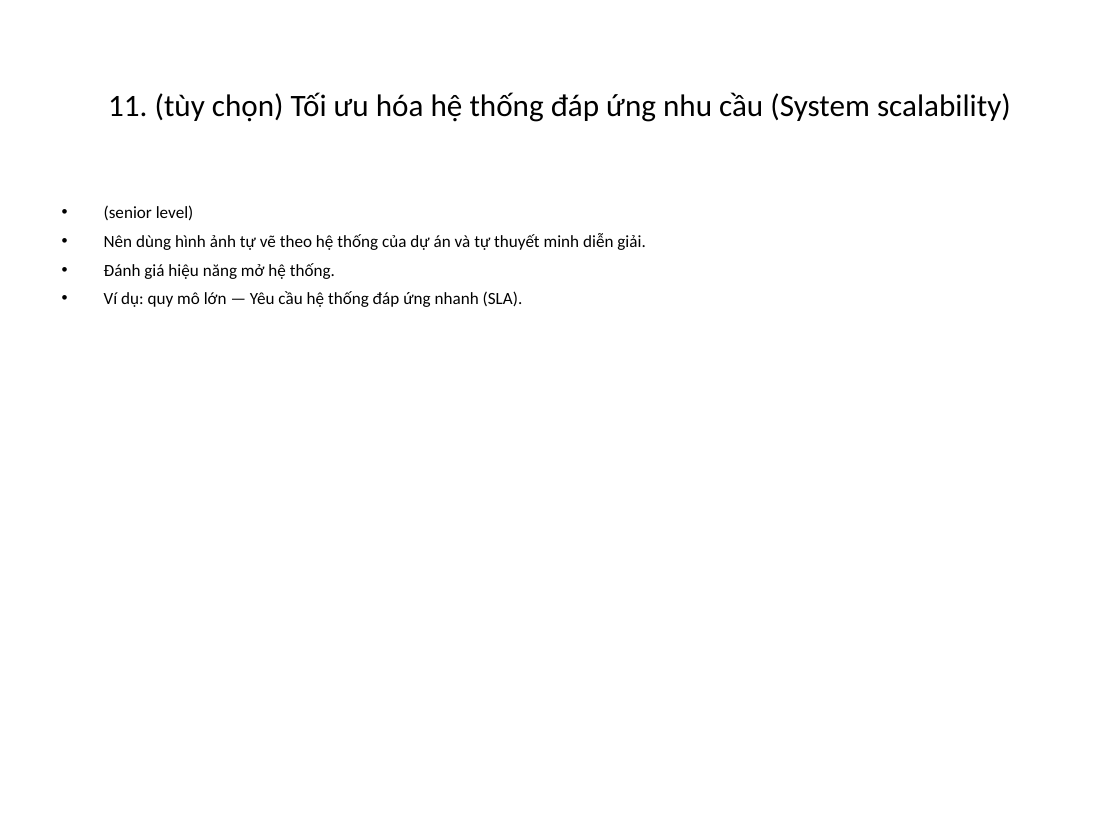
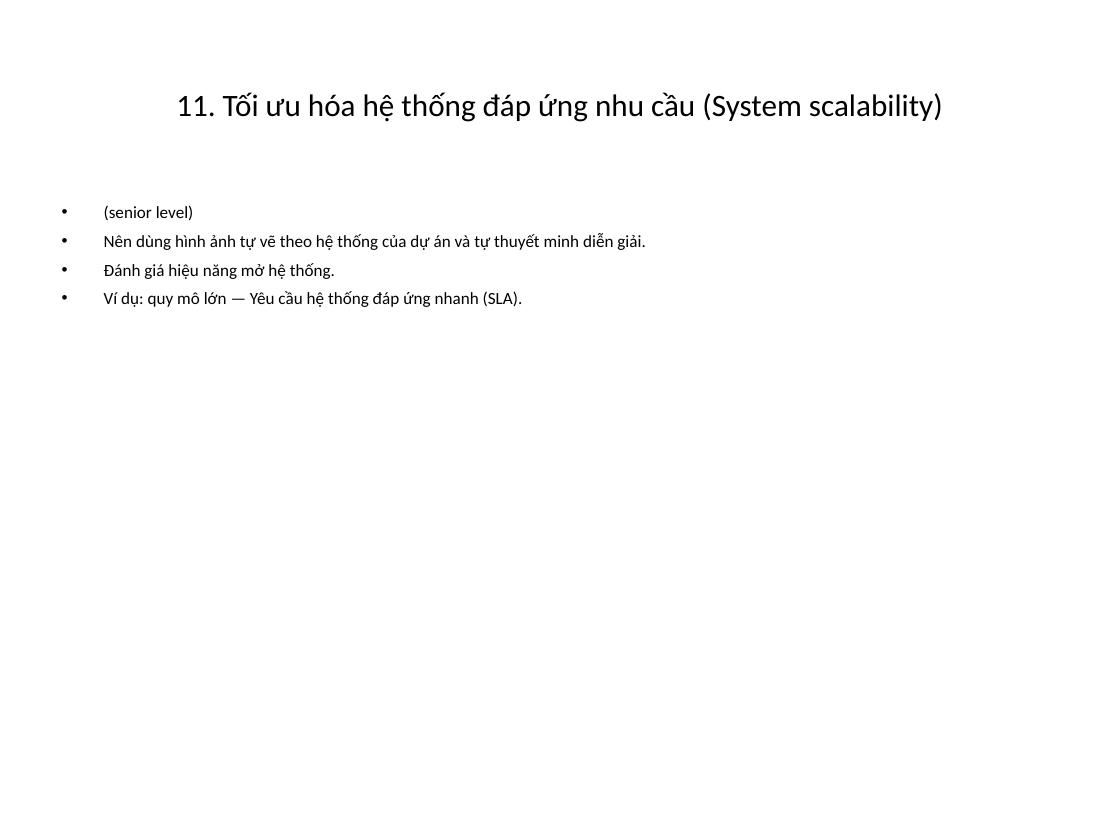
Before and after one commit to foxxiee04/Cab-Booking-System-Project, a slide deck: slide 35 of docs/Thesis-FoxGo-BaoCao.pptx (slide 34 before the commit). Drawn at 1120x840 pixels with LibreOffice and Linux fonts; fonts in the diff are those of the drawing. Boxes give left, top, right and bottom in pixels: in the first picture for what was removed or moved away, otherwise in the second. Text is boxed around its words. In the diff, an @@ line names an element or a change of style, - is before the commit and + after.

```diff
--- a/docs/Thesis-FoxGo-BaoCao.pptx
+++ b/docs/Thesis-FoxGo-BaoCao.pptx
@@ title at box(176, 92, 943, 122): text changed @@
-11. (tùy chọn) Tối ưu hóa hệ thống đáp ứng nhu cầu (System scalability)
+11. Tối ưu hóa hệ thống đáp ứng nhu cầu (System scalability)
```
Also in this commit, not shown: 13 other slides changed, 2 slides added, 2 slides removed, 7 other files.
